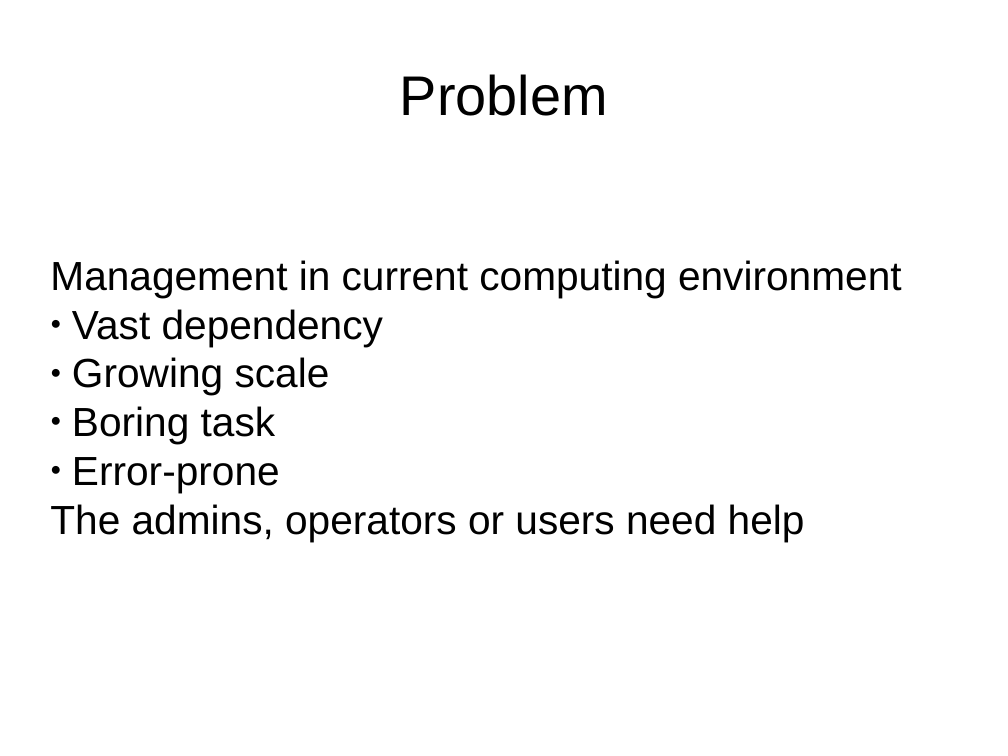
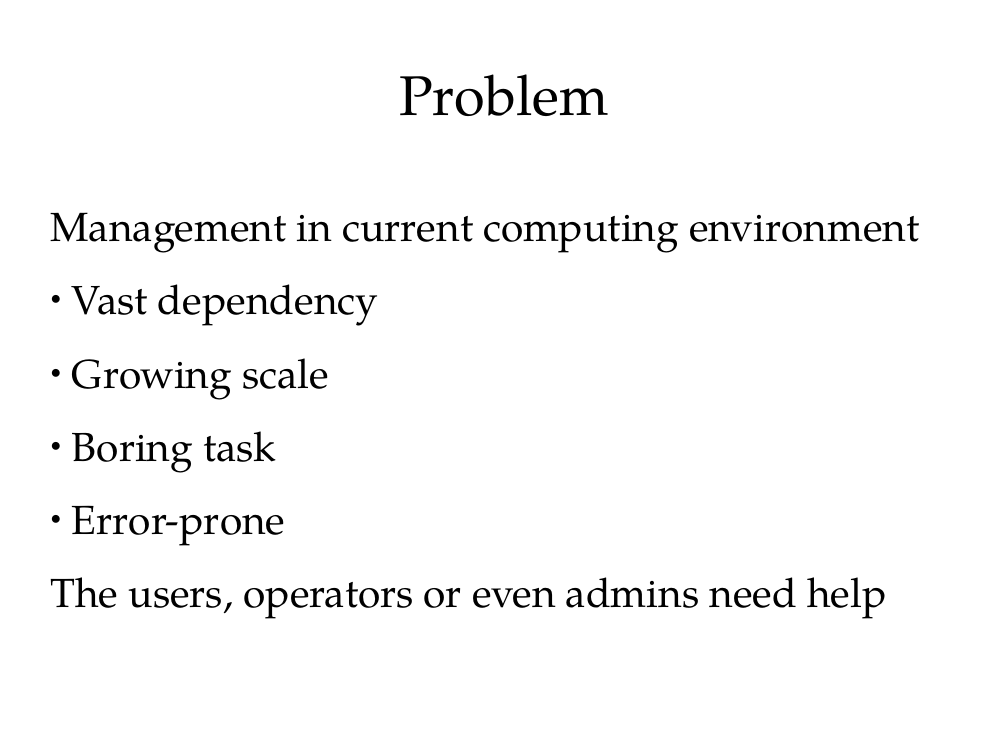
Before and after one commit to ShiZhan/fs-crawler, a slide deck: slide 2 of doc/oam.odp. Drawn at 1008x756 pixels with LibreOffice and Linux fonts; fonts in the diff are those of the drawing. Boxes give left, top, right and bottom in pixels: in the first picture for what was removed or moved away, otherwise in the second. Text is boxed around its words. In the diff, an @@ line names an element or a change of style, - is before the commit and + after.

```diff
--- a/doc/oam.odp
+++ b/doc/oam.odp
@@ title "Problem" at [399,74,609,116]: font Arial to TeX Gyre Pagella @@
@@ subtitle "Management in current computing environment": place and size @@
-subtitle "Management in current computing environment" at [50,260,902,542]
+subtitle "Management in current computing environment" at [50,212,920,619]
@@ subtitle at [50,212,920,546]: font Arial to TeX Gyre Pagella in "Management in current computing environment", "Vast dependency", "Growing scale", "Boring task" and 1 more places; line spacing 1 to 1.5 @@
@@ subtitle at [50,577,886,619]: text changed; font Arial to TeX Gyre Pagella @@
-The admins, operators or users need help
+The users, operators or even admins need help
```
Also in this commit, not shown: 5 other slides changed, 3 slides added, 4 slides removed.
